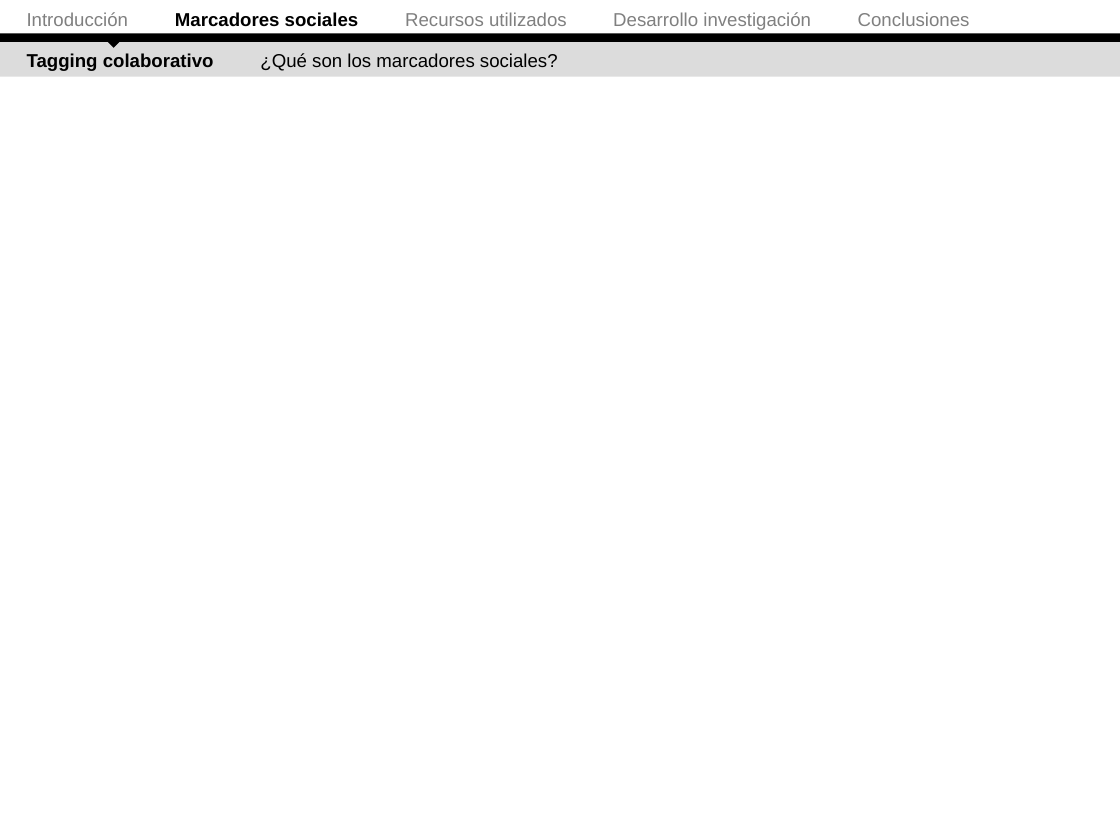
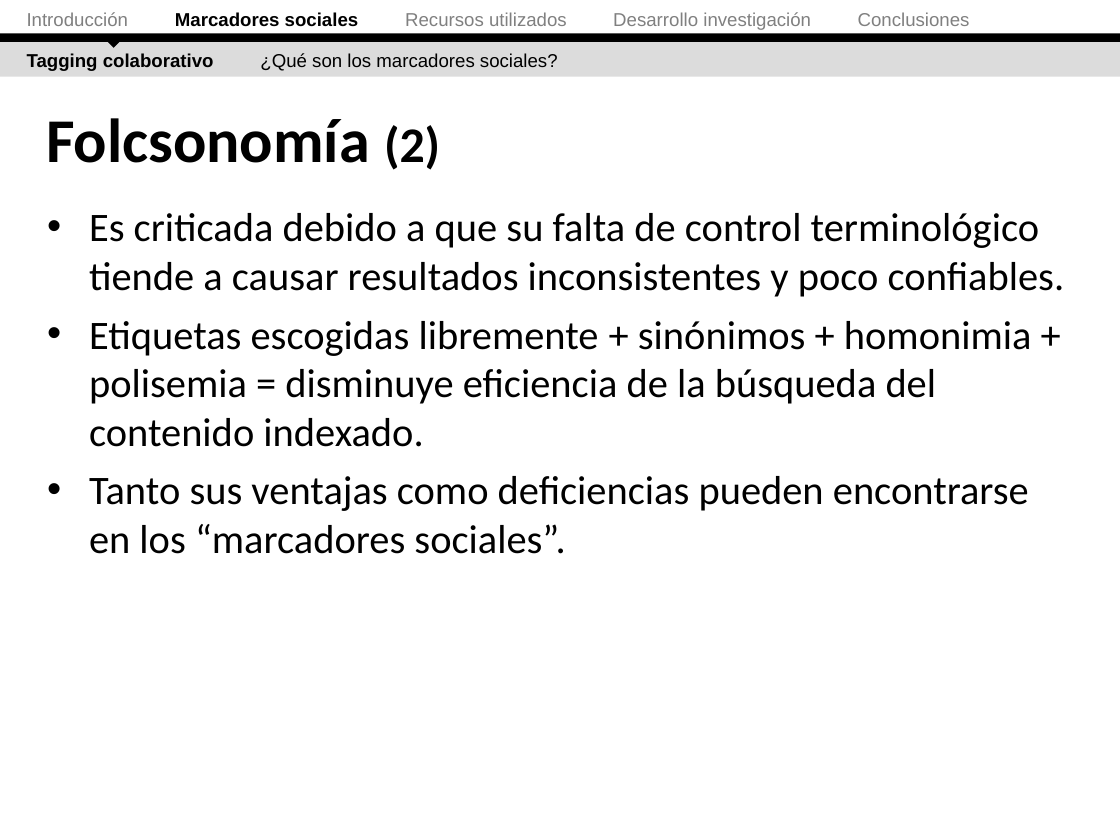
Before and after one commit to ak907kenai/nicotournetesis, a slide deck: slide 14 of docs_trunk/Nicolás Tourné - Presentación Tesis (v2).ppt (slide 12 before the commit). Drawn at 1120x840 pixels with LibreOffice and Linux fonts; fonts in the diff are those of the drawing. Boxes give left, top, right and bottom in pixels: in the first picture for what was removed or moved away, otherwise in the second. Text is boxed around its words. In the diff, an @@ line names an element or a change of style, - is before the commit and + after.

```diff
--- a/docs_trunk/Nicolás Tourné - Presentación Tesis (v2).ppt
+++ b/docs_trunk/Nicolás Tourné - Presentación Tesis (v2).ppt
@@ title added at (46,118,440,170), 40 pt, text #000000, bold @@
+Folcsonomía (2)
@@ text added at (89,213,1065,554), 26 pt, text #000000 @@
+• Es criticada debido a que su falta de control terminológico tiende a causar resultados inconsistentes y poco confiables.
+• Etiquetas escogidas libremente + sinónimos + homonimia + polisemia = disminuye eficiencia de la búsqueda del contenido indexado.
+• Tanto sus ventajas como deficiencias pueden encontrarse en los “marcadores sociales”.
```
Also in this commit, not shown: 9 other slides changed, 37 slides added, 1 other file.
